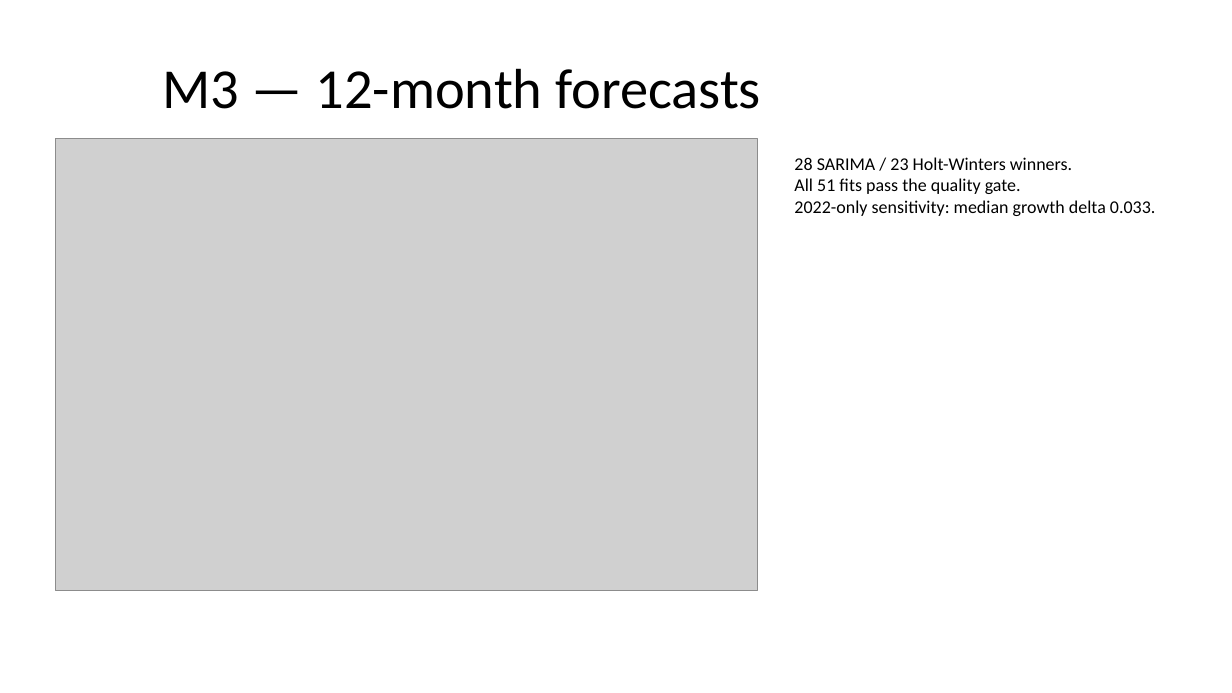
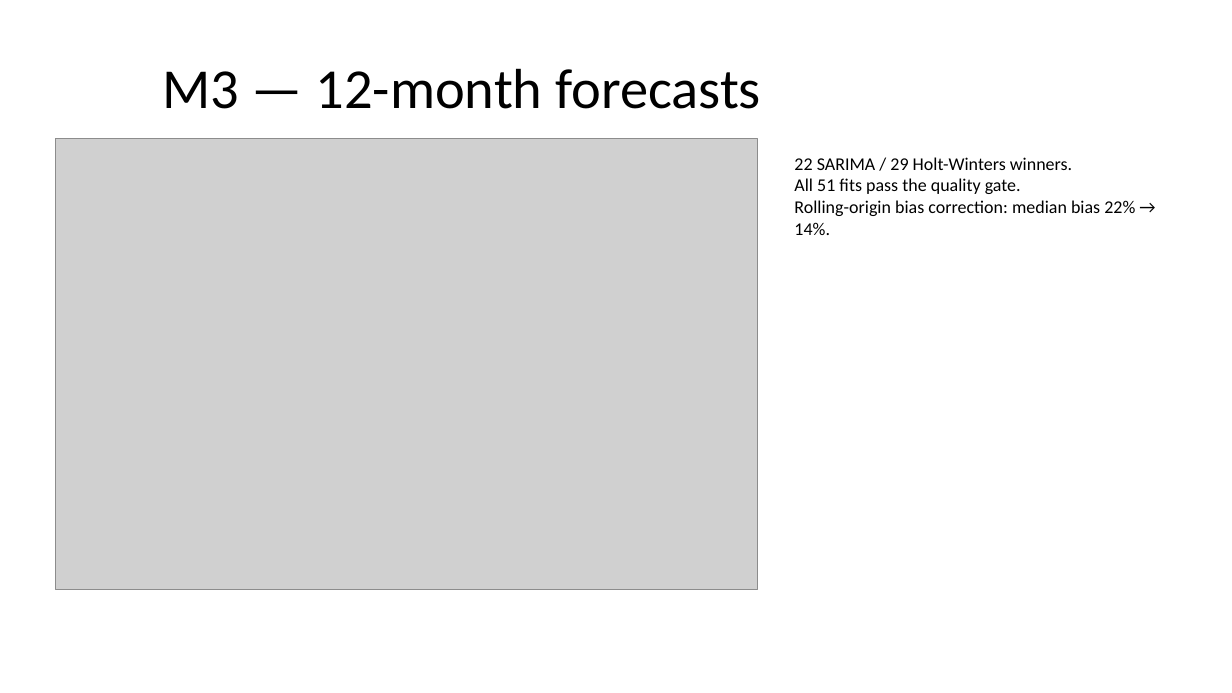
Before and after one commit to kirtankumarsanghi/EVision, a slide deck: slide 8 of backend/reports/final_deck.pptx. Drawn at 1232x693 pixels with LibreOffice and Linux fonts; fonts in the diff are those of the drawing; grey boxes stand for pictures. Boxes give left, top, right and bottom in pixels: in the first picture for what was removed or moved away, otherwise in the second. Text is boxed around its words. In the diff, an @@ line names an element or a change of style, - is before the commit and + after.

```diff
--- a/backend/reports/final_deck.pptx
+++ b/backend/reports/final_deck.pptx
@@ text at (x1=794, y1=157, x2=1072, y2=170): text changed @@
-28 SARIMA / 23 Holt-Winters winners.
+22 SARIMA / 29 Holt-Winters winners.
@@ text at (x1=794, y1=200, x2=1135, y2=235): text changed @@
-2022-only sensitivity: median growth delta 0.033.
+Rolling-origin bias correction: median bias 22% → 14%.
```
Also in this commit, not shown: 2 other slides changed, 49 other files.
